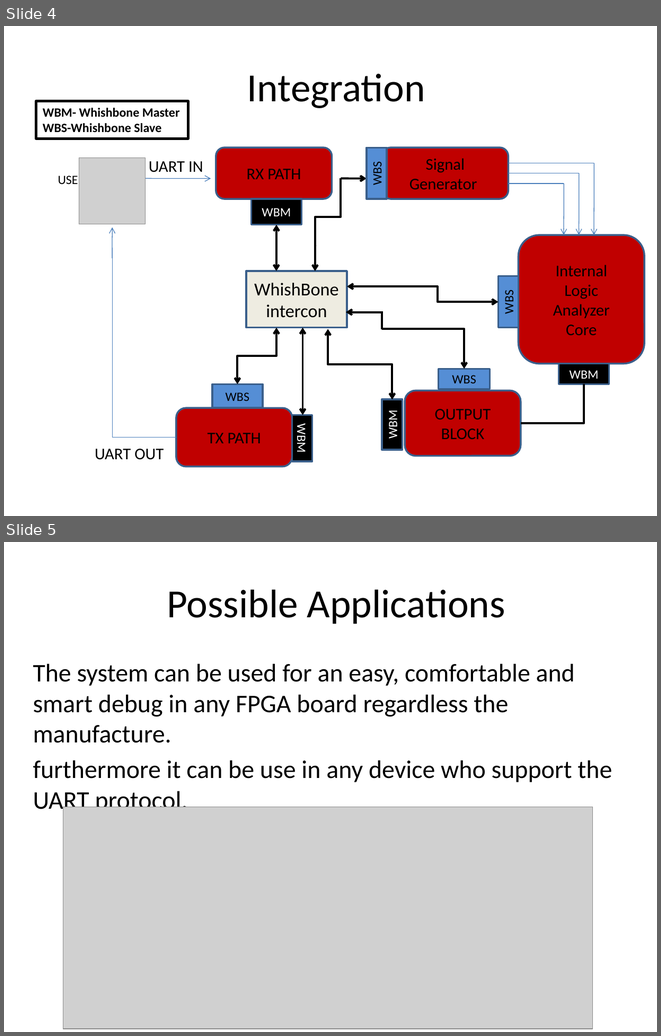
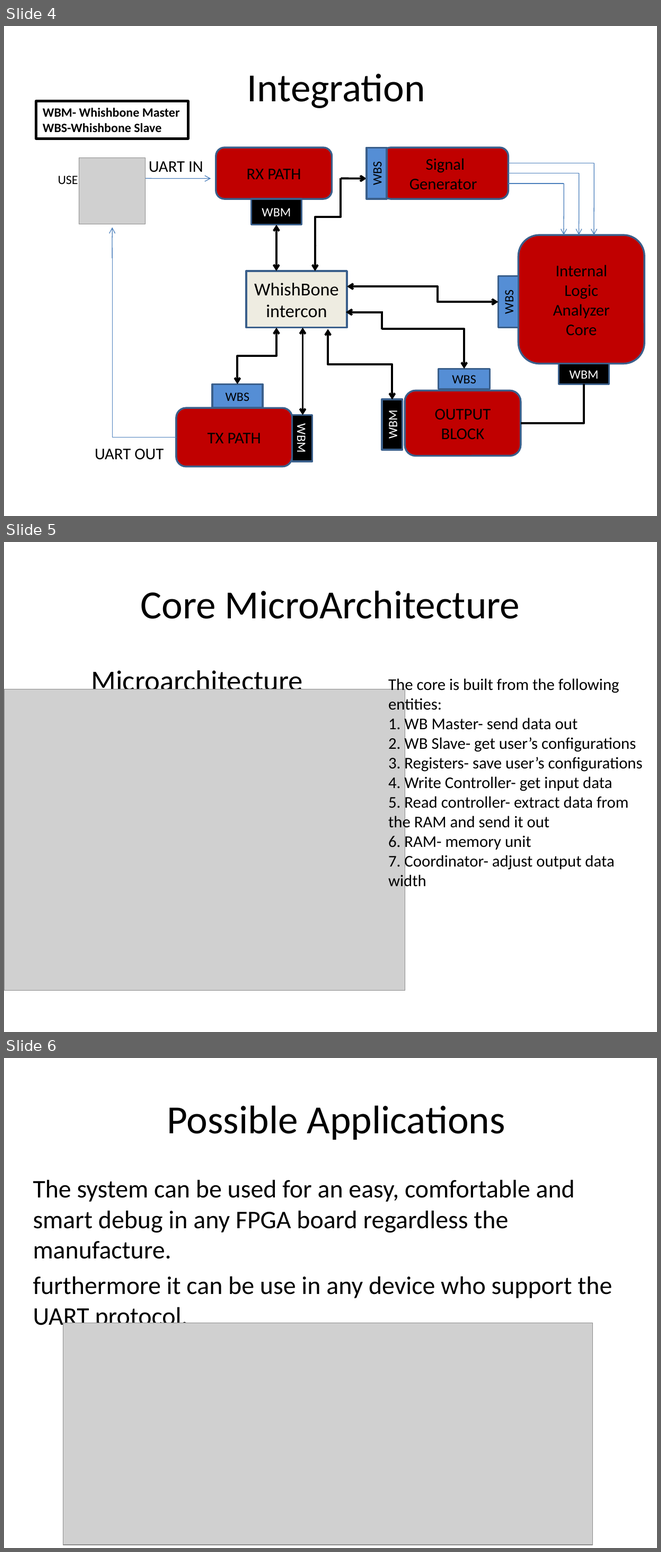
Before and after one commit to battellino/moran-zvika-project, a slide deck: PART B FINAL/הגשה/פוסטר.pptx. Shown one above the other, each under a label of ours: slides 4 and 5 before the commit, slides 4, 5 and 6 after it. The pictures are 661x1036 and 661x1552 pixels, drawn with LibreOffice and Linux fonts; fonts in the diff are those of the drawing; grey boxes stand for pictures; background and template pictures are left out. Boxes give left, top, right and bottom in pixels: in the first picture for what was removed or moved away, otherwise in the second. Text is boxed around its words. In the diff, an @@ line names an element or a change of style, - is before the commit and + after.

```diff
--- a/PART B FINAL/הגשה/פוסטר.pptx
+++ b/PART B FINAL/הגשה/פוסטר.pptx
@@ slide 5 added at (x1=4, y1=542, x2=657, y2=1032), background picture (left out) @@
@@ title added at (x1=140, y1=590, x2=520, y2=619), 44 pt, text #000000 @@
+Core MicroArchitecture
@@ text added at (x1=91, y1=670, x2=303, y2=697), 32 pt, text #000000 @@
+Microarchitecture
@@ text added at (x1=388, y1=678, x2=643, y2=890), 18 pt, text #000000 @@
+The core is built from the following entities:
+1. WB Master- send data out
+2. WB Slave- get user’s configurations
+3. Registers- save user’s configurations 4. Write Controller- get input data
+5. Read controller- extract data from the RAM and send it out
+6. RAM- memory unit
+7. Coordinator- adjust output data width
@@ picture added at (x1=4, y1=689, x2=405, y2=990) @@
@@ what was slide 5 is now slide 6 @@
```
Also in this commit, not shown: 2 slides changed.
